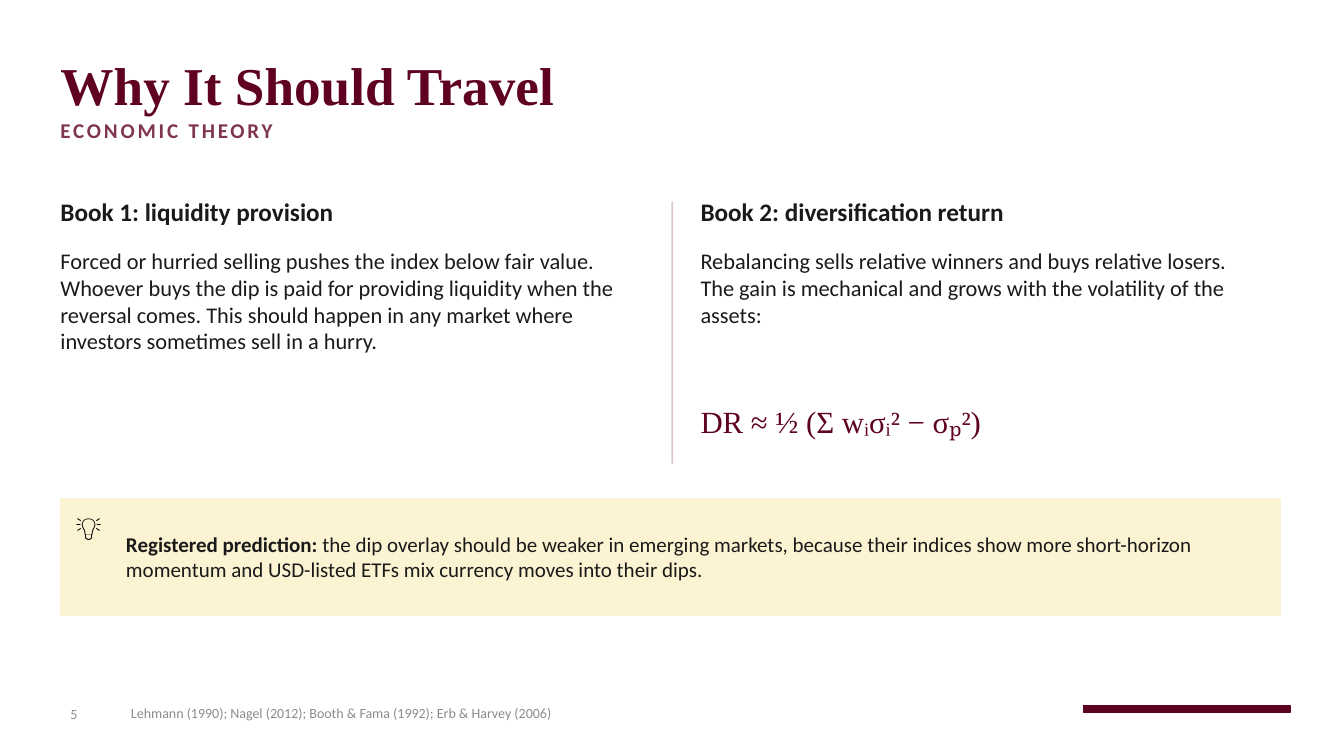
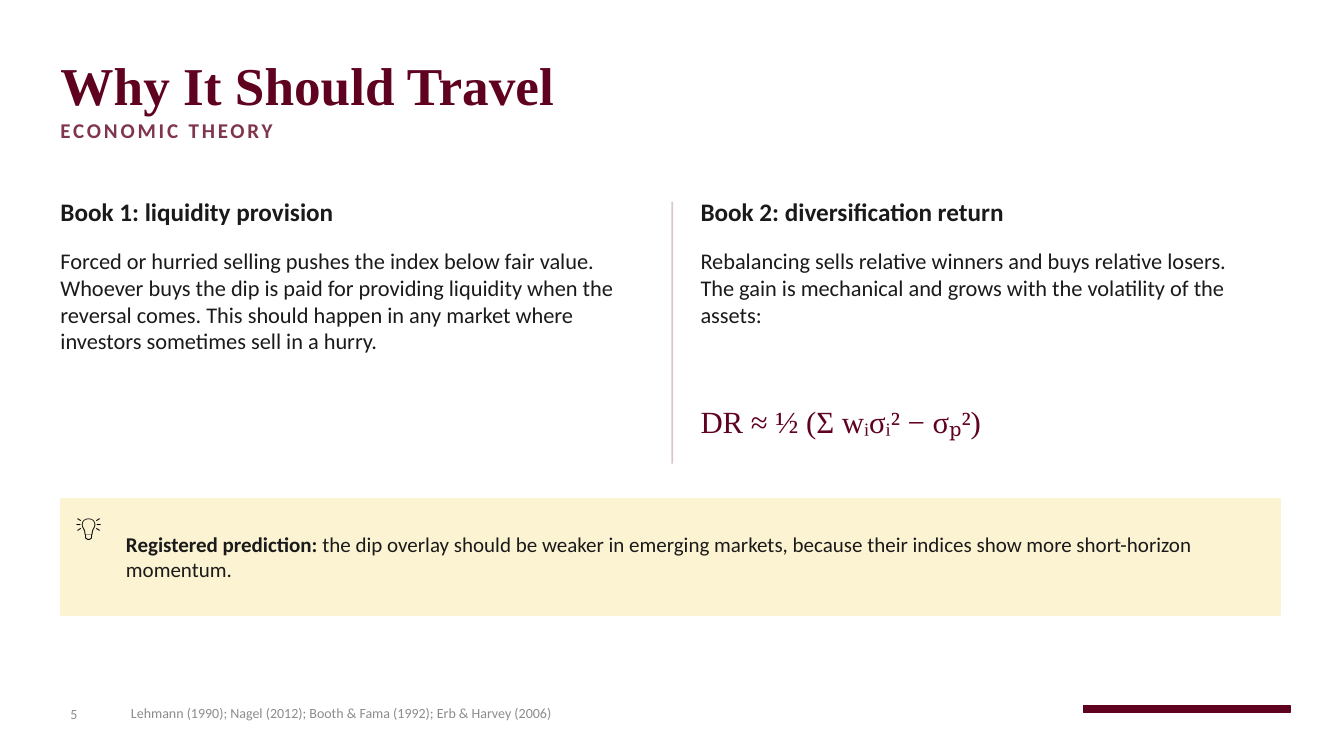
Before and after one commit to RobinHumberg/regime-diversified-mean-reversion, a slide deck: slide 5 of presentation/regime_mr_other_markets.pptx. Drawn at 1344x756 pixels with LibreOffice and Linux fonts; fonts in the diff are those of the drawing; background and template pictures are left out. Boxes give left, top, right and bottom in pixels: in the first picture for what was removed or moved away, otherwise in the second. Text is boxed around its words. In the diff, an @@ line names an element or a change of style, - is before the commit and + after.

```diff
--- a/presentation/regime_mr_other_markets.pptx
+++ b/presentation/regime_mr_other_markets.pptx
@@ text at [126,537,1191,577]: text changed @@
-Registered prediction: the dip overlay should be weaker in emerging markets, because their indices show more short-horizon momentum and USD-listed ETFs mix currency moves into their dips.
+Registered prediction: the dip overlay should be weaker in emerging markets, because their indices show more short-horizon momentum.
```
Also in this commit, not shown: 1 other slide changed, 3 other files.
